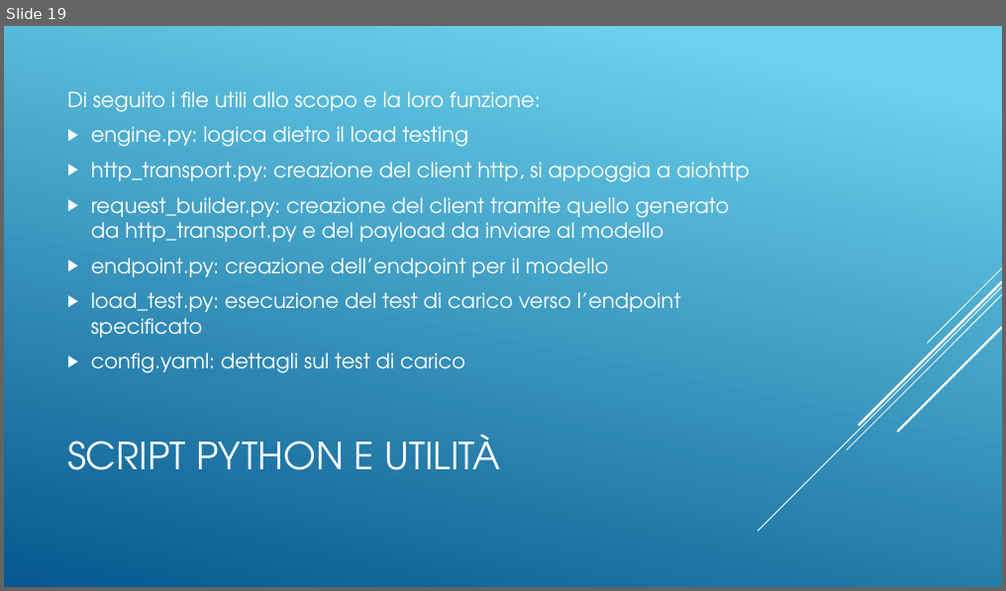
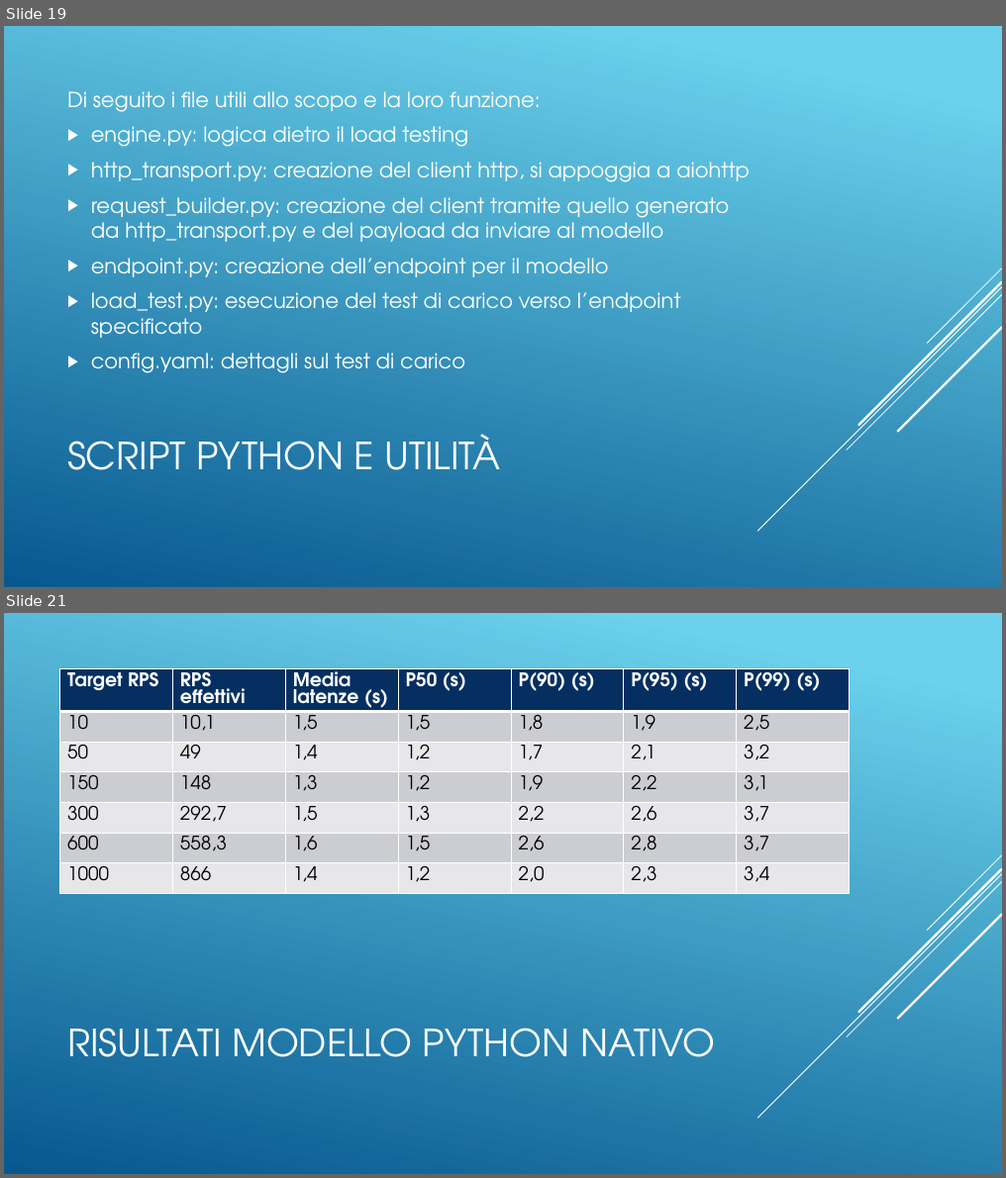
Before and after one commit to Bognanni/gsasrec-py-rust, a slide deck: Gsasrec.pptx. Shown one above the other, each under a label of ours: slide 19 before the commit, slides 19 and 21 after it; the slides between them are not shown. The pictures are 1006x591 and 1006x1178 pixels, drawn with LibreOffice and Linux fonts; fonts in the diff are those of the drawing. Boxes give left, top, right and bottom in pixels: in the first picture for what was removed or moved away, otherwise in the second. Text is boxed around its words. In the diff, an @@ line names an element or a change of style, - is before the commit and + after.

Commit message:
Update: put the onnx model on the gpu

```diff
--- a/Gsasrec.pptx
+++ b/Gsasrec.pptx
@@ slide 21 added at bbox=[4, 613, 1002, 1174], background gradient #6ED2EB to #06588E; not listed: 5 template elements that a slide beside it also shows @@
@@ table added at bbox=[60, 669, 851, 903], 7 rows, 7 columns @@
+Target RPS | RPS effettivi | Media latenze (s) | P50 (s) | P(90) (s) | P(95) (s) | P(99) (s)
+10 | 10,1 | 1,5 | 1,5 | 1,8 | 1,9 | 2,5
+50 | 49 | 1,4 | 1,2 | 1,7 | 2,1 | 3,2
+150 | 148 | 1,3 | 1,2 | 1,9 | 2,2 | 3,1
+300 | 292,7 | 1,5 | 1,3 | 2,2 | 2,6 | 3,7
+600 | 558,3 | 1,6 | 1,5 | 2,6 | 2,8 | 3,7
+1000 | 866 | 1,4 | 1,2 | 2,0 | 2,3 | 3,4
@@ title added at bbox=[67, 1028, 716, 1058], 36 pt, text #FFFFFF @@
+RISULTATI MODELLO PYTHON NATIVO
```
Also in this commit, not shown: 1 slide changed, 1 other slide added, 1 other file.
